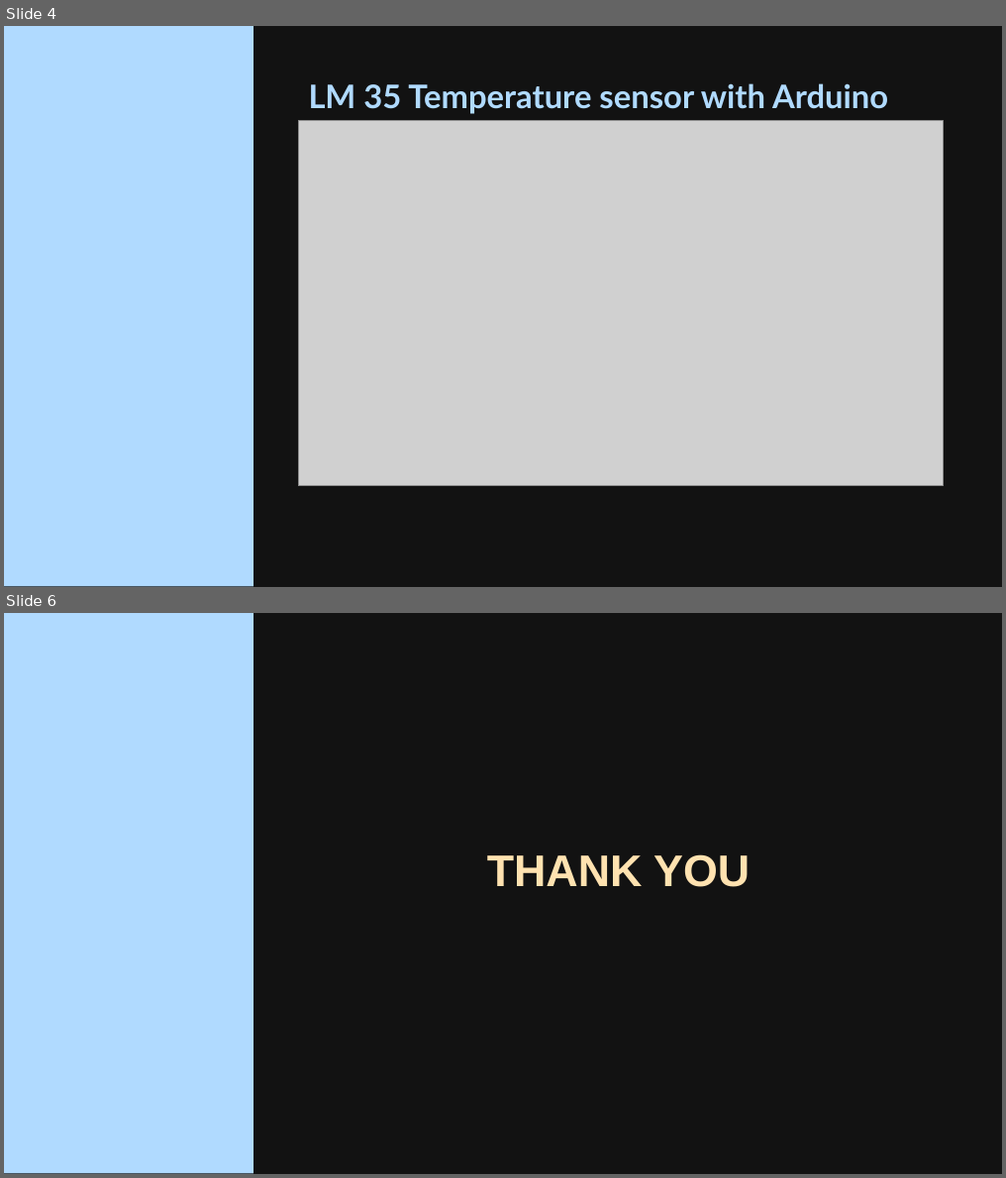
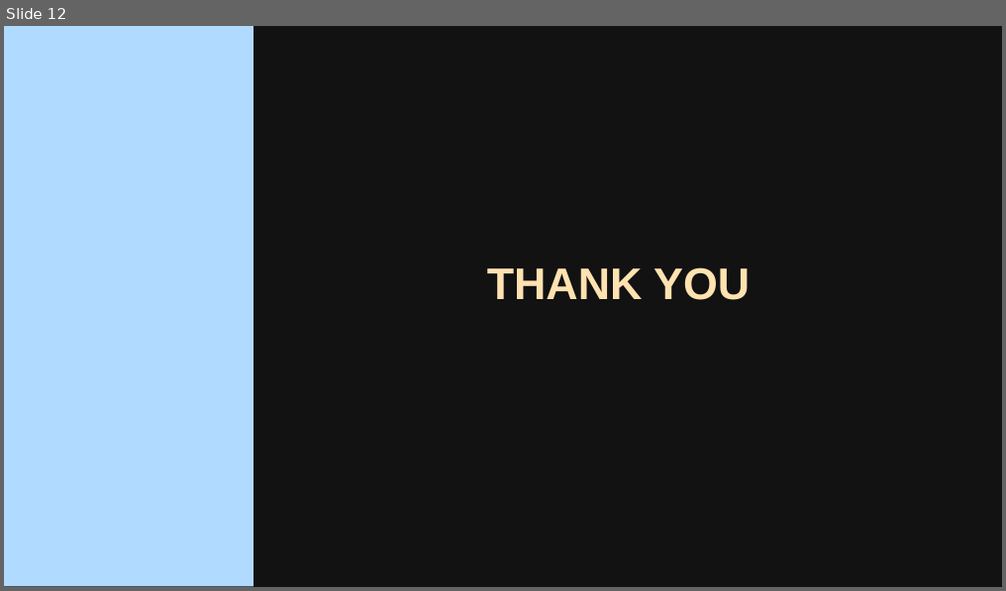
Before and after one commit to mohulmgeorge/embedded-systems, a slide deck: Presentations/AVR Live Class 16.pptx. Shown one above the other, each under a label of ours: slides 4 and 6 before the commit, slide 12 after it; the slides between them are not shown. The pictures are 1006x1178 and 1006x591 pixels, drawn with LibreOffice and Linux fonts; fonts in the diff are those of the drawing; grey boxes stand for pictures; background and template pictures are left out. Boxes give left, top, right and bottom in pixels: in the first picture for what was removed or moved away, otherwise in the second. Text is boxed around its words. In the diff, an @@ line names an element or a change of style, - is before the commit and + after.

```diff
--- a/Presentations/AVR Live Class 16.pptx
+++ b/Presentations/AVR Live Class 16.pptx
@@ slide 4 removed at [4,26,1002,587], background picture (left out); not listed: 1 template element that a slide beside it also shows @@
@@ title removed at [309,83,888,114] @@
-LM 35 Temperature sensor with Arduino
@@ picture removed at [298,121,944,486] @@
@@ what was slide 6 is now slide 12 @@
```
Also in this commit, not shown: 1 slide changed, 10 slides added, 3 other slides removed, 15 other files.
